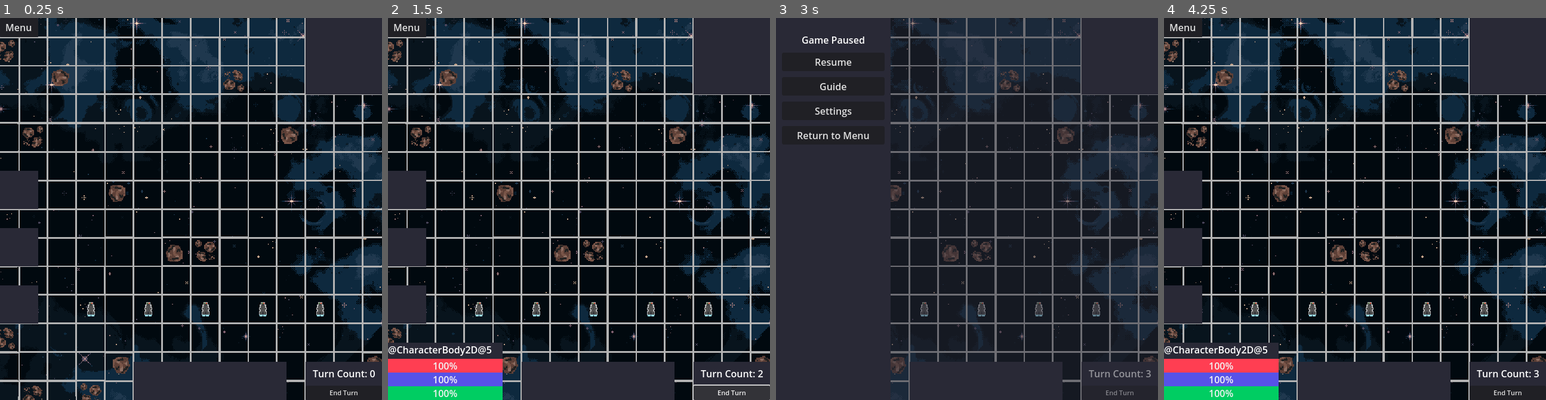
Above: before the commit, frames 1-4 (left to right).
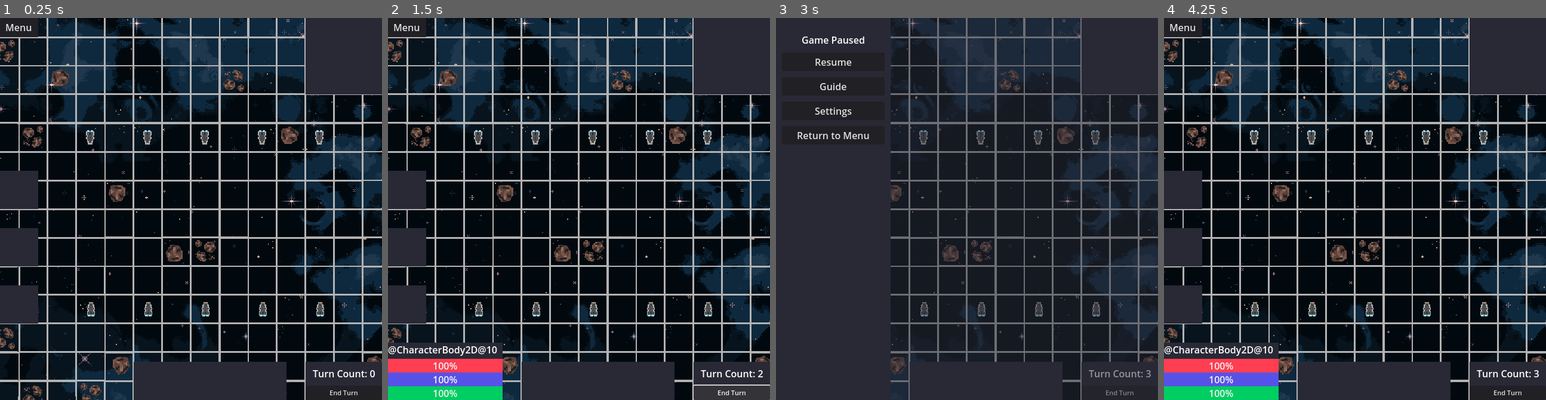
Above: after the commit, the same moments.

Repository: kAntonelli22/space
Game: Godot game, scene res://scenes/space_game.tscn
Two runs of this game, one before a commit and one after it. Both use one fixed random seed, a clock stepped at 60 frames per second and the inputs below. This scene is started directly instead of the project's main scene.
Inputs:
- Up to frame 1 (0.25 s): no input
- Up to frame 2 (1.5 s): click "End Turn" at 0.5 s; click "End Turn" at 1.25 s
- Up to frame 3 (3 s): click "End Turn" at 2 s; click "Menu" at 2.75 s
- Up to frame 4 (4.25 s): click "Resume" at 3.5 s

The runs differ from the first frame. In frame 1, 0.3% of the frame differs, in the area x 22-85%, y 29-34%; in frame 2, 0.4%, in the area x 22-85%, y 29-88%; in frame 3, 0.3%; in frame 4, 0.4%.

Commit message:
added enemy fleet picker functionality and ship destruction

Diff:
--- a/scenes/fleet_picker.tscn
+++ b/scenes/fleet_picker.tscn
@@ -129,35 +129,35 @@
 [node name="PlayerShipList" type="HBoxContainer" parent="ColorRect/MarginContainer/VBoxContainer/ShipCardContainer"]
 layout_mode = 2
 
-[node name="FrigateButton" type="Button" parent="ColorRect/MarginContainer/VBoxContainer/ShipCardContainer/PlayerShipList"]
-custom_minimum_size = Vector2(50, 100)
-layout_mode = 2
-icon = ExtResource("2_y03r5")
-icon_alignment = 1
-expand_icon = true
-
-[node name="FrigateButton2" type="Button" parent="ColorRect/MarginContainer/VBoxContainer/ShipCardContainer/PlayerShipList"]
-custom_minimum_size = Vector2(50, 100)
-layout_mode = 2
-icon = ExtResource("2_y03r5")
-icon_alignment = 1
-expand_icon = true
-
-[node name="FrigateButton3" type="Button" parent="ColorRect/MarginContainer/VBoxContainer/ShipCardContainer/PlayerShipList"]
-custom_minimum_size = Vector2(50, 100)
-layout_mode = 2
-icon = ExtResource("2_y03r5")
-icon_alignment = 1
-expand_icon = true
-
-[node name="FrigateButton4" type="Button" parent="ColorRect/MarginContainer/VBoxContainer/ShipCardContainer/PlayerShipList"]
-custom_minimum_size = Vector2(50, 100)
-layout_mode = 2
-icon = ExtResource("2_y03r5")
-icon_alignment = 1
-expand_icon = true
-
-[node name="FrigateButton5" type="Button" parent="ColorRect/MarginContainer/VBoxContainer/ShipCardContainer/PlayerShipList"]
+[node name="PlayerFrigateButton" type="Button" parent="ColorRect/MarginContainer/VBoxContainer/ShipCardContainer/PlayerShipList"]
+custom_minimum_size = Vector2(50, 100)
+layout_mode = 2
+icon = ExtResource("2_y03r5")
+icon_alignment = 1
+expand_icon = true
+
+[node name="PlayerFrigateButton2" type="Button" parent="ColorRect/MarginContainer/VBoxContainer/ShipCardContainer/PlayerShipList"]
+custom_minimum_size = Vector2(50, 100)
+layout_mode = 2
+icon = ExtResource("2_y03r5")
+icon_alignment = 1
+expand_icon = true
+
+[node name="PlayerFrigateButton3" type="Button" parent="ColorRect/MarginContainer/VBoxContainer/ShipCardContainer/PlayerShipList"]
+custom_minimum_size = Vector2(50, 100)
+layout_mode = 2
+icon = ExtResource("2_y03r5")
+icon_alignment = 1
+expand_icon = true
+
+[node name="PlayerFrigateButton4" type="Button" parent="ColorRect/MarginContainer/VBoxContainer/ShipCardContainer/PlayerShipList"]
+custom_minimum_size = Vector2(50, 100)
+layout_mode = 2
+icon = ExtResource("2_y03r5")
+icon_alignment = 1
+expand_icon = true
+
+[node name="PlayerFrigateButton5" type="Button" parent="ColorRect/MarginContainer/VBoxContainer/ShipCardContainer/PlayerShipList"]
 custom_minimum_size = Vector2(50, 100)
 layout_mode = 2
 icon = ExtResource("2_y03r5")
@@ -167,35 +167,35 @@
 [node name="EnemyShipList" type="HBoxContainer" parent="ColorRect/MarginContainer/VBoxContainer/ShipCardContainer"]
 layout_mode = 2
 
-[node name="FrigateButton" type="Button" parent="ColorRect/MarginContainer/VBoxContainer/ShipCardContainer/EnemyShipList"]
-custom_minimum_size = Vector2(50, 100)
-layout_mode = 2
-icon = ExtResource("2_y03r5")
-icon_alignment = 1
-expand_icon = true
-
-[node name="FrigateButton2" type="Button" parent="ColorRect/MarginContainer/VBoxContainer/ShipCardContainer/EnemyShipList"]
-custom_minimum_size = Vector2(50, 100)
-layout_mode = 2
-icon = ExtResource("2_y03r5")
-icon_alignment = 1
-expand_icon = true
-
-[node name="FrigateButton3" type="Button" parent="ColorRect/MarginContainer/VBoxContainer/ShipCardContainer/EnemyShipList"]
-custom_minimum_size = Vector2(50, 100)
-layout_mode = 2
-icon = ExtResource("2_y03r5")
-icon_alignment = 1
-expand_icon = true
-
-[node name="FrigateButton4" type="Button" parent="ColorRect/MarginContainer/VBoxContainer/ShipCardContainer/EnemyShipList"]
-custom_minimum_size = Vector2(50, 100)
-layout_mode = 2
-icon = ExtResource("2_y03r5")
-icon_alignment = 1
-expand_icon = true
-
-[node name="FrigateButton5" type="Button" parent="ColorRect/MarginContainer/VBoxContainer/ShipCardContainer/EnemyShipList"]
+[node name="EnemyFrigateButton" type="Button" parent="ColorRect/MarginContainer/VBoxContainer/ShipCardContainer/EnemyShipList"]
+custom_minimum_size = Vector2(50, 100)
+layout_mode = 2
+icon = ExtResource("2_y03r5")
+icon_alignment = 1
+expand_icon = true
+
+[node name="EnemyFrigateButton2" type="Button" parent="ColorRect/MarginContainer/VBoxContainer/ShipCardContainer/EnemyShipList"]
+custom_minimum_size = Vector2(50, 100)
+layout_mode = 2
+icon = ExtResource("2_y03r5")
+icon_alignment = 1
+expand_icon = true
+
+[node name="EnemyFrigateButton3" type="Button" parent="ColorRect/MarginContainer/VBoxContainer/ShipCardContainer/EnemyShipList"]
+custom_minimum_size = Vector2(50, 100)
+layout_mode = 2
+icon = ExtResource("2_y03r5")
+icon_alignment = 1
+expand_icon = true
+
+[node name="EnemyFrigateButton4" type="Button" parent="ColorRect/MarginContainer/VBoxContainer/ShipCardContainer/EnemyShipList"]
+custom_minimum_size = Vector2(50, 100)
+layout_mode = 2
+icon = ExtResource("2_y03r5")
+icon_alignment = 1
+expand_icon = true
+
+[node name="EnemyFrigateButton5" type="Button" parent="ColorRect/MarginContainer/VBoxContainer/ShipCardContainer/EnemyShipList"]
 custom_minimum_size = Vector2(50, 100)
 layout_mode = 2
 icon = ExtResource("2_y03r5")
@@ -220,10 +220,20 @@
 [connection signal="pressed" from="ColorRect/MarginContainer/VBoxContainer/FleetContainer/PlayerFleet/PlayerSlot3" to="." method="_on_player_slot_3_pressed"]
 [connection signal="pressed" from="ColorRect/MarginContainer/VBoxContainer/FleetContainer/PlayerFleet/PlayerSlot4" to="." method="_on_player_slot_4_pressed"]
 [connection signal="pressed" from="ColorRect/MarginContainer/VBoxContainer/FleetContainer/PlayerFleet/PlayerSlot5" to="." method="_on_player_slot_5_pressed"]
-[connection signal="pressed" from="ColorRect/MarginContainer/VBoxContainer/ShipCardContainer/PlayerShipList/FrigateButton" to="." method="_on_frigate_button_pressed"]
-[connection signal="pressed" from="ColorRect/MarginContainer/VBoxContainer/ShipCardContainer/PlayerShipList/FrigateButton2" to="." method="_on_frigate_button_2_pressed"]
-[connection signal="pressed" from="ColorRect/MarginContainer/VBoxContainer/ShipCardContainer/PlayerShipList/FrigateButton3" to="." method="_on_frigate_button_3_pressed"]
-[connection signal="pressed" from="ColorRect/MarginContainer/VBoxContainer/ShipCardContainer/PlayerShipList/FrigateButton4" to="." method="_on_frigate_button_4_pressed"]
-[connection signal="pressed" from="ColorRect/MarginContainer/VBoxContainer/ShipCardContainer/PlayerShipList/FrigateButton5" to="." method="_on_frigate_button_5_pressed"]
+[connection signal="pressed" from="ColorRect/MarginContainer/VBoxContainer/FleetContainer/EnemyFleet/EnemySlot1" to="." method="_on_enemy_slot_1_pressed"]
+[connection signal="pressed" from="ColorRect/MarginContainer/VBoxContainer/FleetContainer/EnemyFleet/EnemySlot2" to="." method="_on_enemy_slot_2_pressed"]
+[connection signal="pressed" from="ColorRect/MarginContainer/VBoxContainer/FleetContainer/EnemyFleet/EnemySlot3" to="." method="_on_enemy_slot_3_pressed"]
+[connection signal="pressed" from="ColorRect/MarginContainer/VBoxContainer/FleetContainer/EnemyFleet/EnemySlot4" to="." method="_on_enemy_slot_4_pressed"]
+[connection signal="pressed" from="ColorRect/MarginContainer/VBoxContainer/FleetContainer/EnemyFleet/EnemySlot5" to="." method="_on_enemy_slot_5_pressed"]
+[connection signal="pressed" from="ColorRect/MarginContainer/VBoxContainer/ShipCardContainer/PlayerShipList/PlayerFrigateButton" to="." method="_on_player_frigate_button_pressed"]
+[connection signal="pressed" from="ColorRect/MarginContainer/VBoxContainer/ShipCardContainer/PlayerShipList/PlayerFrigateButton2" to="." method="_on_player_frigate_button_2_pressed"]
+[connection signal="pressed" from="ColorRect/MarginContainer/VBoxContainer/ShipCardContainer/PlayerShipList/PlayerFrigateButton3" to="." method="_on_player_frigate_button_3_pressed"]
+[connection signal="pressed" from="ColorRect/MarginContainer/VBoxContainer/ShipCardContainer/PlayerShipList/PlayerFrigateButton4" to="." method="_on_player_frigate_button_4_pressed"]
+[connection signal="pressed" from="ColorRect/MarginContainer/VBoxContainer/ShipCardContainer/PlayerShipList/PlayerFrigateButton5" to="." method="_on_player_frigate_button_5_pressed"]
+[connection signal="pressed" from="ColorRect/MarginContainer/VBoxContainer/ShipCardContainer/EnemyShipList/EnemyFrigateButton" to="." method="_on_enemy_frigate_button_pressed"]
+[connection signal="pressed" from="ColorRect/MarginContainer/VBoxContainer/ShipCardContainer/EnemyShipList/EnemyFrigateButton2" to="." method="_on_enemy_frigate_button_2_pressed"]
+[connection signal="pressed" from="ColorRect/MarginContainer/VBoxContainer/ShipCardContainer/EnemyShipList/EnemyFrigateButton3" to="." method="_on_enemy_frigate_button_3_pressed"]
+[connection signal="pressed" from="ColorRect/MarginContainer/VBoxContainer/ShipCardContainer/EnemyShipList/EnemyFrigateButton4" to="." method="_on_enemy_frigate_button_4_pressed"]
+[connection signal="pressed" from="ColorRect/MarginContainer/VBoxContainer/ShipCardContainer/EnemyShipList/EnemyFrigateButton5" to="." method="_on_enemy_frigate_button_5_pressed"]
 [connection signal="pressed" from="ColorRect/MarginContainer/VBoxContainer/ButtonContainer/BackButton" to="." method="_on_back_button_pressed"]
 [connection signal="pressed" from="ColorRect/MarginContainer/VBoxContainer/ButtonContainer/StartButton" to="." method="_on_start_button_pressed"]
--- a/scripts/Global.gd
+++ b/scripts/Global.gd
@@ -40,6 +40,7 @@
 
 # custom battle variables
 var player_fleet : Array
+var enemy_fleet : Array
 
 # Called when the node enters the scene tree for the first time.
 func _ready() -> void:
--- a/scripts/fleet_picker.gd
+++ b/scripts/fleet_picker.gd
@@ -2,21 +2,31 @@
 
 # nodes
 @onready var player_rack : Node = $ColorRect/MarginContainer/VBoxContainer/FleetContainer/PlayerFleet
+@onready var enemy_rack: Node = $ColorRect/MarginContainer/VBoxContainer/FleetContainer/EnemyFleet
 
-# variables
+# player variables
 var player_fleet : Array = []
 var player_fleet_size : int = 0
 @onready var player_rack_buttons : Array = player_rack.get_children()
+
+# enemy variables
+var enemy_fleet : Array = []
+var enemy_fleet_size : int = 0
+@onready var enemy_rack_buttons : Array = enemy_rack.get_children()
+
 # Called when the node enters the scene tree for the first time.
 func _ready() -> void:
-   pass # Replace with function body.
+   pass
 
 
 # Called every frame. 'delta' is the elapsed time since the previous frame.
-func _process(delta: float) -> void:
+func _process(_delta: float) -> void:
    if player_fleet_size != player_fleet.size():
       player_fleet_size = player_fleet.size()
       update_rack(player_fleet, player_rack_buttons)
+   if enemy_fleet_size != enemy_fleet.size():
+      enemy_fleet_size = enemy_fleet.size()
+      update_rack(enemy_fleet, enemy_rack_buttons)
 
 func update_rack(fleet : Array, buttons : Array):
    for i in fleet.size():
@@ -34,16 +44,28 @@
       buttons[i].icon = null
 
 # player bottom rack
-func _on_frigate_button_pressed() -> void:
+func _on_player_frigate_button_pressed() -> void:
    player_fleet.push_back("frigate")
-func _on_frigate_button_2_pressed() -> void:
+func _on_player_frigate_button_2_pressed() -> void:
    player_fleet.push_back("frigate")
-func _on_frigate_button_3_pressed() -> void:
+func _on_player_frigate_button_3_pressed() -> void:
    player_fleet.push_back("frigate")
-func _on_frigate_button_4_pressed() -> void:
+func _on_player_frigate_button_4_pressed() -> void:
    player_fleet.push_back("frigate")
-func _on_frigate_button_5_pressed() -> void:
+func _on_player_frigate_button_5_pressed() -> void:
    player_fleet.push_back("frigate")
+
+# enemy bottom rack
+func _on_enemy_frigate_button_pressed() -> void:
+   enemy_fleet.push_back("frigate")
+func _on_enemy_frigate_button_2_pressed() -> void:
+   enemy_fleet.push_back("frigate")
+func _on_enemy_frigate_button_3_pressed() -> void:
+   enemy_fleet.push_back("frigate")
+func _on_enemy_frigate_button_4_pressed() -> void:
+   enemy_fleet.push_back("frigate")
+func _on_enemy_frigate_button_5_pressed() -> void:
+   enemy_fleet.push_back("frigate")
 
 # player top rack
 func _on_player_slot_1_pressed() -> void:
@@ -62,9 +84,27 @@
    if player_rack_buttons[4].icon != null:
       player_fleet.remove_at(4)
 
+# enemy top rack
+func _on_enemy_slot_1_pressed() -> void:
+   if enemy_rack_buttons[0].icon != null:
+      enemy_fleet.remove_at(0)
+func _on_enemy_slot_2_pressed() -> void:
+   if enemy_rack_buttons[1].icon != null:
+      enemy_fleet.remove_at(1)
+func _on_enemy_slot_3_pressed() -> void:
+   if enemy_rack_buttons[2].icon != null:
+      enemy_fleet.remove_at(2)
+func _on_enemy_slot_4_pressed() -> void:
+   if enemy_rack_buttons[3].icon != null:
+      enemy_fleet.remove_at(3)
+func _on_enemy_slot_5_pressed() -> void:
+   if enemy_rack_buttons[4].icon != null:
+      enemy_fleet.remove_at(4)
+
 func _on_back_button_pressed() -> void:
    get_tree().change_scene_to_file("res://scenes/main_menu.tscn")
 
 func _on_start_button_pressed() -> void:
    Global.player_fleet = player_fleet
+   Global.enemy_fleet = enemy_fleet
    get_tree().change_scene_to_file("res://scenes/space_game.tscn")
--- a/scripts/frigate.gd
+++ b/scripts/frigate.gd
@@ -44,6 +44,14 @@
    Global.connect("obj_hit", object_hit)
    Global.connect("shell_destroyed", shell_destroyed)
 # end of ready function ------------------------------------------------------
+
+func _process(delta):
+    if health_points == 0:
+        print(self.name, " has been destroyed")
+        get_tree().queue_free()
+    elif health_points < 0:
+        print(self.name, " has exploded")
+        get_tree().queue_free()
 
 # handles movement logic, activates when any event activates
 func _input(event):
--- a/scripts/space_game.gd
+++ b/scripts/space_game.gd
@@ -17,8 +17,10 @@
    # if battle scene has been normally -> spawn chosen fleets, else -> spawn debug fleet
    if Global.player_fleet.size() > 0:
       Global.deploy_fleet(Global.player_fleet, 0, Vector2(10, 13))
+      Global.deploy_fleet(Global.enemy_fleet, 1, Vector2(10, 7))
    else:
       Global.deploy_fleet(fleet, 0, Vector2(10, 13))
+      Global.deploy_fleet(fleet, 1, Vector2(10, 7))
    # connect signal system together after ships have been instanced
    Global.connect_signals()
    ui.connect_signals()
@@ -30,23 +32,22 @@
 # --- # --- # --- # --- # Issues -- # --- # --- # --- # --- #
 # - random error message about point out of bounds, one for each ship
 # - movement overlay bugs out when it hits edge of the map
+# - movement overlay covers other ships and ships can pass through eachother
 
 # --- # --- # --- # --- # Issues -- # --- # --- # --- # --- #
 # --- # --- # --- # --- # Todo List # --- # --- # --- # --- #
 # - add scroll zooming
-# - continue switch to signal system
-# - Fleet Picker Menu
+# - implement AI and player limited to controlling their own faction
 # - Deployment Phase
 # - Guide Scene
 # - Settings Scene
-# - Basic ship ui (name, hp, move points, etc.)
-# - Combat System (fire railgun, pdc, torpedo, do damage)
 
 # --- # --- # --- # --- # Todo List # --- # --- # --- # --- #
 # --- # --- # --- # --- # Major --- # --- # --- # --- # --- #
 # - More art assets
 # - UI and Menu overhall
 # - different ships
+# - animations, particle effects, thrusters, nicer overlay
 
 # --- # --- # --- # --- # Major --- # --- # --- # --- # --- #
 # --- # --- # --- # --- # Control - # --- # --- # --- # --- #
